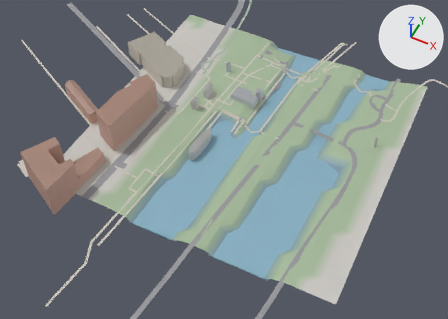
The glTF model game/world/tile_0_2.glb: old version first, new version second.
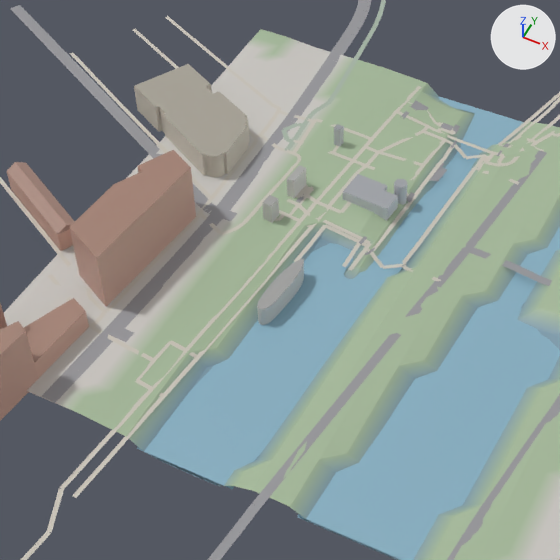
The first picture shows the older version from a 50 mm lens placed at (282.0, -995.0, 393.0), pointed at (120.0, -671.0, -12.0). The close-ups show the older and then the newer version on the part from 14% to 75% of the width and 0% to 87% of the height of that picture. Only the edits that show in the close-ups are written down. Every picture has the same lights, and +X, +Y and +Z are marked at upper right. Where no turn or scale is listed for an object, it has been applied to the vertices.

The older version as bpy lines, for what is in view:
```python
me_buildings = bpy.data.meshes.new('buildings')
me_buildings.from_pydata(...)  # 369 vertices, 549 faces; spans x -45.0..236.0, y -792.0..-568.0, z -8.0..29.0
me_buildings.materials.append(mat_defaultmaterial)
me_terrain = bpy.data.meshes.new('terrain')
me_terrain.from_pydata(...)  # 1089 vertices, 2048 faces; spans x 0.0..256.0, y -768.0..-512.0, z -11.0..1.0
me_terrain.materials.append(mat_defaultmaterial_003)
me_water = bpy.data.meshes.new('water')
me_water.from_pydata(...)  # 130 vertices, 120 faces; spans x 84.0..222.0, y -768.0..-512.0, z -8.0..-6.0
me_water.materials.append(mat_defaultmaterial_002)
ob_buildings = bpy.data.objects.new('buildings', me_buildings)
ob_buildings.location = (0.0, 0.0, 0.0)
ob_terrain = bpy.data.objects.new('terrain', me_terrain)
ob_terrain.location = (0.0, 0.0, 0.0)
ob_water = bpy.data.objects.new('water', me_water)
ob_water.location = (0.0, 0.0, 0.0)
# also in view: 'roads' at (81.0, -672.0, -3.0)
```
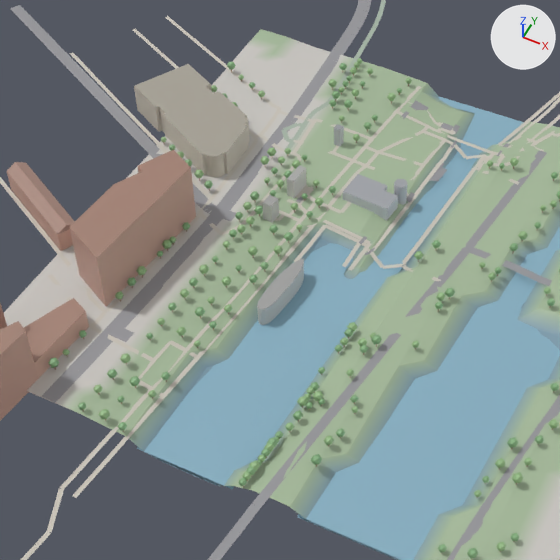
The change, as a list of edits to the scene's bpy script:
```text
Add me_props:
    me_props.from_pydata(...)  # 4464 vertices, 7440 faces; spans x 1.0..241.0, y -769.0..-510.0, z -6.0..6.0
    me_props.materials.append(mat_defaultmaterial_003)
Add ob_props:
    ob_props = bpy.data.objects.new('props', me_props)
    ob_props.location = (0.0, 0.0, 0.0)
```

Pixel boxes [x1, y1, x2, y2] of what changed, in the close-ups (560 x 560 px):
'props', added
    after: [48, 58, 560, 559]
